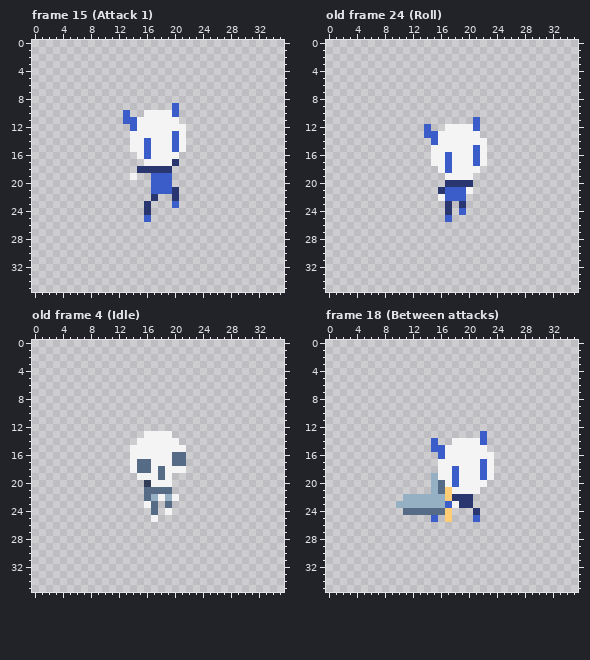
File history of a pixel-art file, Artwork/TinyDemon-Skeleton.aseprite. This is how it looked before the edit.
36x36 pixels, 50 frames. Shown: frame 15 (Attack 1), old frame 24 (Roll), old frame 4 (Idle), frame 18 (Between attacks). The commit also changed other frames, which this record leaves out.
The same view after the edit:
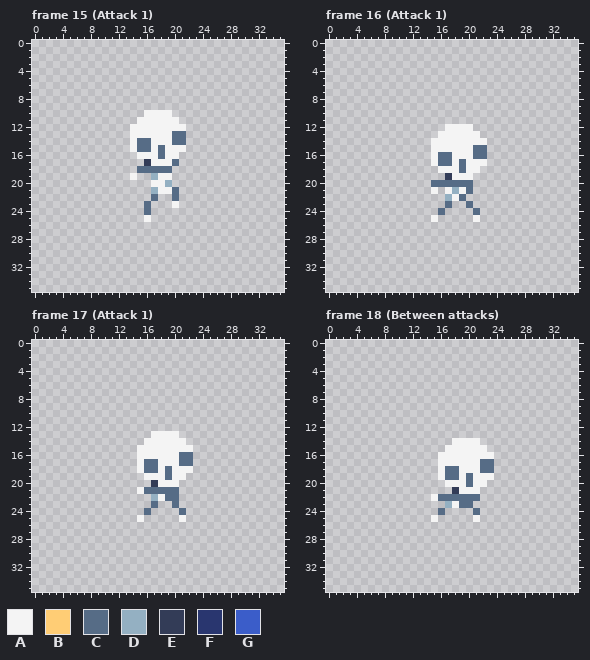
Palette (. is transparent): A #f4f4f4  B #ffcd75  C #566c86  D #94b0c2  E #333c57  F #29366f  G #3b5dc9
A new or re-ordered frame is compared with the old frame closest to it.
Message: Add skeleton encounters and item authoring (0.2.78)
Diff:
layer "Shield(behind)" now hidden
layer "Sword(front)" now hidden
frames re-ordered
Changed rows in their new state; - is an unchanged pixel.
Frame 15 (Attack 1), layer "Demon":
first column x 13:
 9 -------.-
10 .------.-
11 ..-------
12 -A-------
13 -------CC
14 --CC---CC
15 --CC-C-A-
16 ---A-C---
17 ---E---C-
18 --CCCCC--
19 ----DAA--
20 ----AAD--
21 ----DAAC-
22 ----C--C-
23 ---C---A-
24 ---C-----
25 ---A-----
Frame 16 (Attack 1) against old frame 24 (Roll), layer "Demon":
first column x 14:
11 -------.-
12 .------.-
13 ..-------
14 -A-------
15 -------CC
16 --CC---CC
17 --CC-C-A-
18 ---A-C---
19 ---E-----
20 -CCCCCC--
21 -A.ADAC--
22 --.DAC---
23 ---C-.C--
24 --C.-.-C-
25 -A-.---A-
Frame 17 (Attack 1) against old frame 4 (Idle), layer "Demon":
first column x 14:
13 --.---A--
14 -.-----A-
15 .-------A
16 .-----A-C
17 .A-C--A-C
18 .A-CAC--A
19 -.--ACAA-
20 --.E--A--
21 -A----C--
22 --.--CC--
23 --.--.C--
24 --C.-.-C-
25 -A-.---A-
Frame 18 (Between attacks):
first column x 10:
13 ------------.-
14 -----.------.-
15 -----..-------
16 ------A-------
17 ------------CC
18 -------CC---CC
19 -----.-CC-C-A-
20 -----..-A-C---
21 -----...E-----
22 -....ACCCCCC--
23 .......D-CC---
24 -.....-.---C--
25 -----A-.---A--
Pixel boxes of the changes (left, top, right, bottom) in both pictures:
changed: (123, 103, 186, 222)
changed: (424, 117, 487, 222)
changed: (130, 431, 193, 522)
changed: (396, 431, 494, 522)
